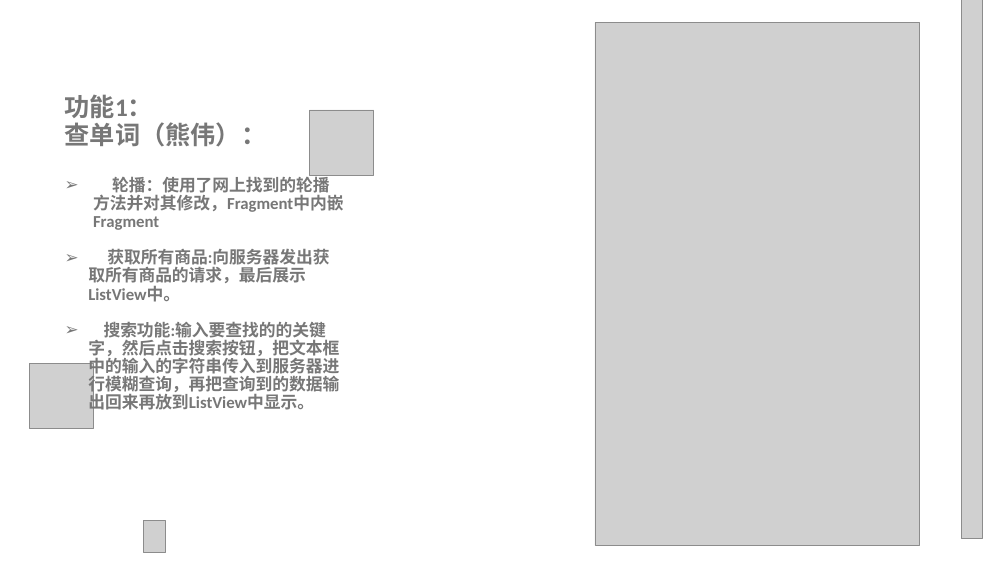
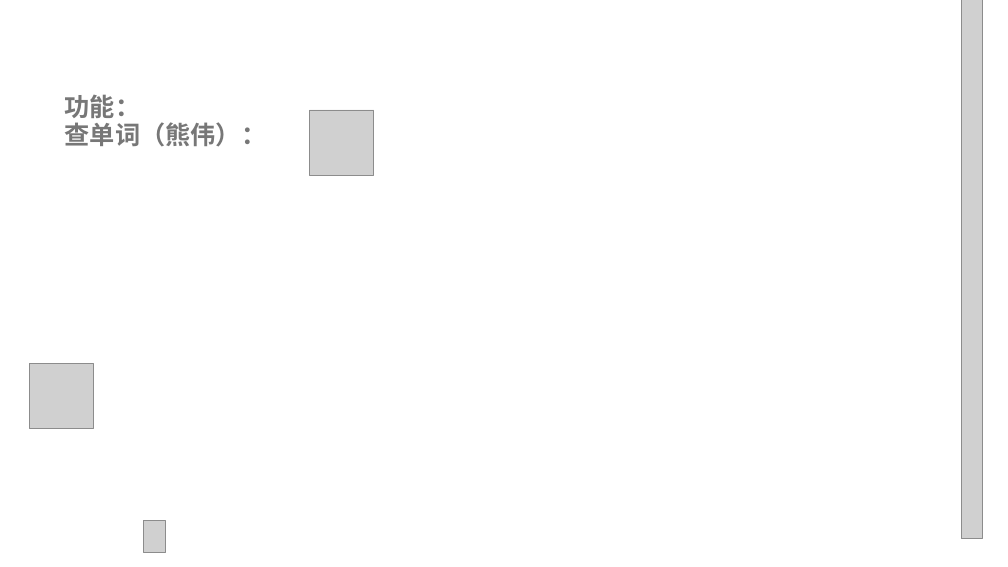
Before and after one commit to CC1AH/SummerTraining, a slide deck: slide 5 of 项目答辩总ppt.pptx (slide 4 before the commit). Drawn at 1008x567 pixels with LibreOffice and Linux fonts; fonts in the diff are those of the drawing; grey boxes stand for pictures; background and template pictures are left out. Boxes give left, top, right and bottom in pixels: in the first picture for what was removed or moved away, otherwise in the second. Text is boxed around its words. In the diff, an @@ line names an element or a change of style, - is before the commit and + after.

```diff
--- a/项目答辩总ppt.pptx
+++ b/项目答辩总ppt.pptx
@@ picture removed at bbox=[595, 23, 920, 546] @@
@@ text at bbox=[65, 94, 141, 124]: text changed @@
-功能1：
+功能：
@@ text at bbox=[88, 174, 344, 413]: paragraphs removed @@
-➢ 轮播：使用了网上找到的轮播方法并对其修改，Fragment中内嵌Fragment
-➢ 获取所有商品:向服务器发出获取所有商品的请求，最后展示ListView中。
-➢ 搜索功能:输入要查找的的关键字，然后点击搜索按钮，把文本框中的输入的字符串传入到服务器进行模糊查询，再把查询到的数据输出回来再放到ListView中显示。
```
Also in this commit, not shown: 3 other slides changed, 1 slide added.
